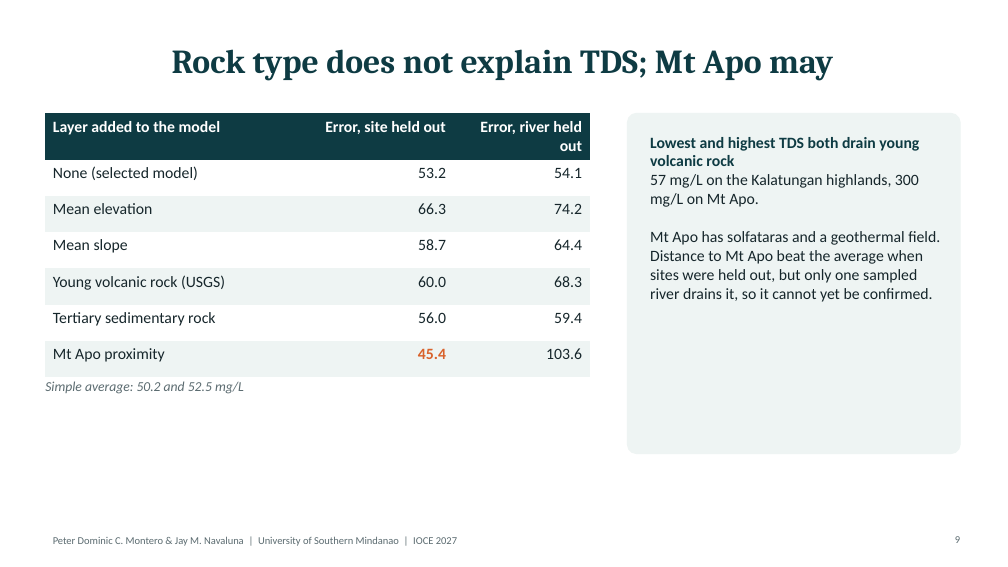
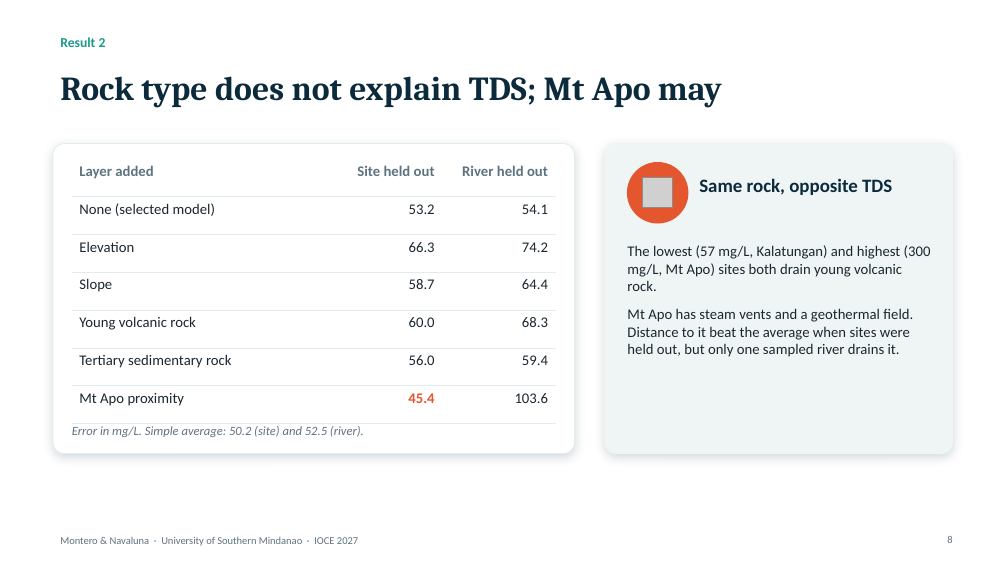
Before and after one commit to monteropeterdominic-arch/Mindanao-Basin-TDSPM, a slide deck: slide 8 of presentation/Montero_Navaluna_IOCE2027_slides.pptx (slide 9 before the commit). Drawn at 1008x567 pixels with LibreOffice and Linux fonts; fonts in the diff are those of the drawing; grey boxes stand for pictures; background and template pictures are left out. Boxes give left, top, right and bottom in pixels: in the first picture for what was removed or moved away, otherwise in the second. Text is boxed around its words. In the diff, an @@ line names an element or a change of style, - is before the commit and + after.

Commit message:
Redesign IOCE 2027 slides and poster (river-line art)

```diff
--- a/presentation/Montero_Navaluna_IOCE2027_slides.pptx
+++ b/presentation/Montero_Navaluna_IOCE2027_slides.pptx
@@ title "Rock type does not explain ..." moved from (x1=172, y1=49, x2=833, y2=81) to (x1=60, y1=76, x2=722, y2=108) @@
@@ title "Rock type does not explain ..." at (x1=60, y1=76, x2=722, y2=108): text colour #0E3B43 to #0B2A3C; alignment centre to left @@
@@ text added at (x1=60, y1=37, x2=106, y2=47), 13 pt, text #1B998B, bold @@
+Result 2
@@ rounded rectangle added at (x1=53, y1=144, x2=575, y2=454), fill #FFFFFF, outline #E3ECEC 0.75 pt @@
@@ rounded rectangle resized from (x1=628, y1=113, x2=960, y2=454) to (x1=605, y1=144, x2=953, y2=454) @@
@@ rounded rectangle at (x1=605, y1=144, x2=953, y2=454): fill #EEF4F3 to #EFF5F5; outline #EEF4F3 1 pt to #EFF5F5 0.75 pt; shadow on; proportions changed @@
@@ table at (x1=72, y1=159, x2=556, y2=410) @@
-row 1: Layer added to the model | Error, site held out | Error, river held out
+row 1: Layer added | Site held out | River held out
-row 3, column 1: Mean elevation
+row 3, column 1: Elevation
-row 4, column 1: Mean slope
+row 4, column 1: Slope
-row 5, column 1: Young volcanic rock (USGS)
+row 5, column 1: Young volcanic rock
@@ fill #0E3B43 to none in row 1 @@
@@ fill #FFFFFF to none in 9 cells @@
@@ fill #EEF4F3 to none in 9 cells @@
@@ size 15 to 14 pt in "None (selected model)", "53.2", "54.1", "66.3" and 11 more places @@
@@ text colour #16262B to #1B2730 in "None (selected model)", "53.2", "54.1", "66.3" and 10 more places @@
@@ text colour #D9622B to #E4572E in "45.4" @@
@@ borders changed @@
@@ table resized from (x1=45, y1=113, x2=590, y2=366) to (x1=72, y1=159, x2=556, y2=410) @@
@@ ellipse added at (x1=628, y1=163, x2=688, y2=223), fill #E4572E, outline #E4572E 1 pt @@
@@ picture added at (x1=643, y1=178, x2=673, y2=208) @@
@@ text added at (x1=699, y1=178, x2=892, y2=195), 18 pt, text #0B2A3C, bold @@
+Same rock, opposite TDS
@@ text at (x1=627, y1=245, x2=931, y2=357): text changed; size 15 to 14 pt; text colour #16262B to #1B2730 @@
-Lowest and highest TDS both drain young volcanic rock
-57 mg/L on the Kalatungan highlands, 300 mg/L on Mt Apo.
-Mt Apo has solfataras and a geothermal field. Distance to Mt Apo beat the average when sites were held out, but only one sampled river drains it, so it cannot yet be confirmed.
+The lowest (57 mg/L, Kalatungan) and highest (300 mg/L, Mt Apo) sites both drain young volcanic rock.
+Mt Apo has steam vents and a geothermal field. Distance to it beat the average when sites were held out, but only one sampled river drains it.
@@ text at (x1=72, y1=426, x2=364, y2=437): text changed; size 13 to 12 pt; text colour #5B6B70 to #5E7380 @@
-Simple average: 50.2 and 52.5 mg/L
+Error in mg/L. Simple average: 50.2 (site) and 52.5 (river).
@@ text at (x1=60, y1=537, x2=358, y2=546): text changed; text colour #5B6B70 to #5E7380 @@
-Peter Dominic C. Montero & Jay M. Navaluna | University of Southern Mindanao | IOCE 2027
+Montero & Navaluna · University of Southern Mindanao · IOCE 2027
@@ page number added at (x1=947, y1=536, x2=952, y2=543), 10 pt, text #5E7380 @@
+8
@@ page number removed at (x1=955, y1=536, x2=960, y2=543) @@
-9
```
Also in this commit, not shown: 12 other slides changed, 1 slide removed, 28 other files.
